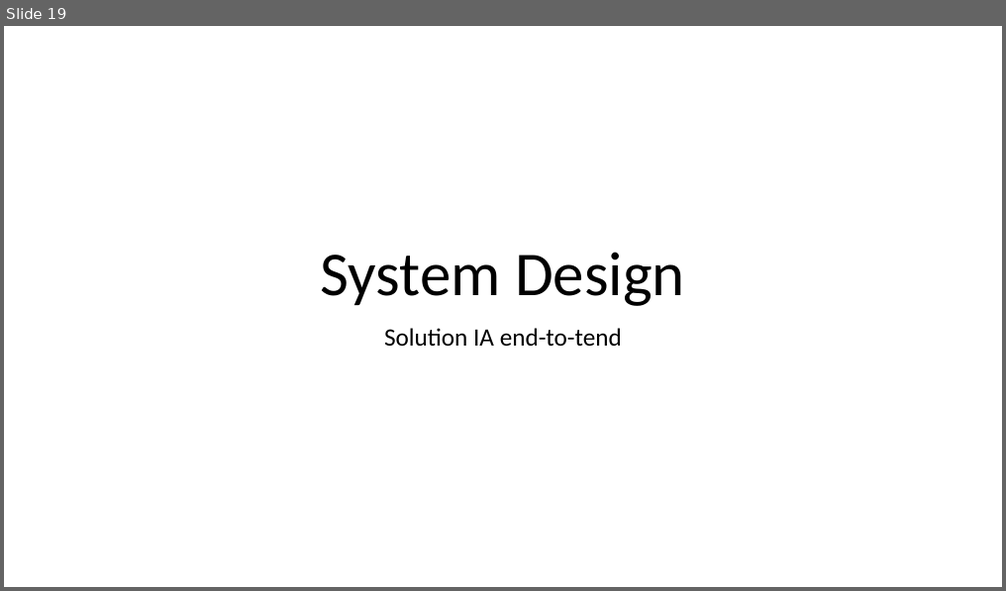
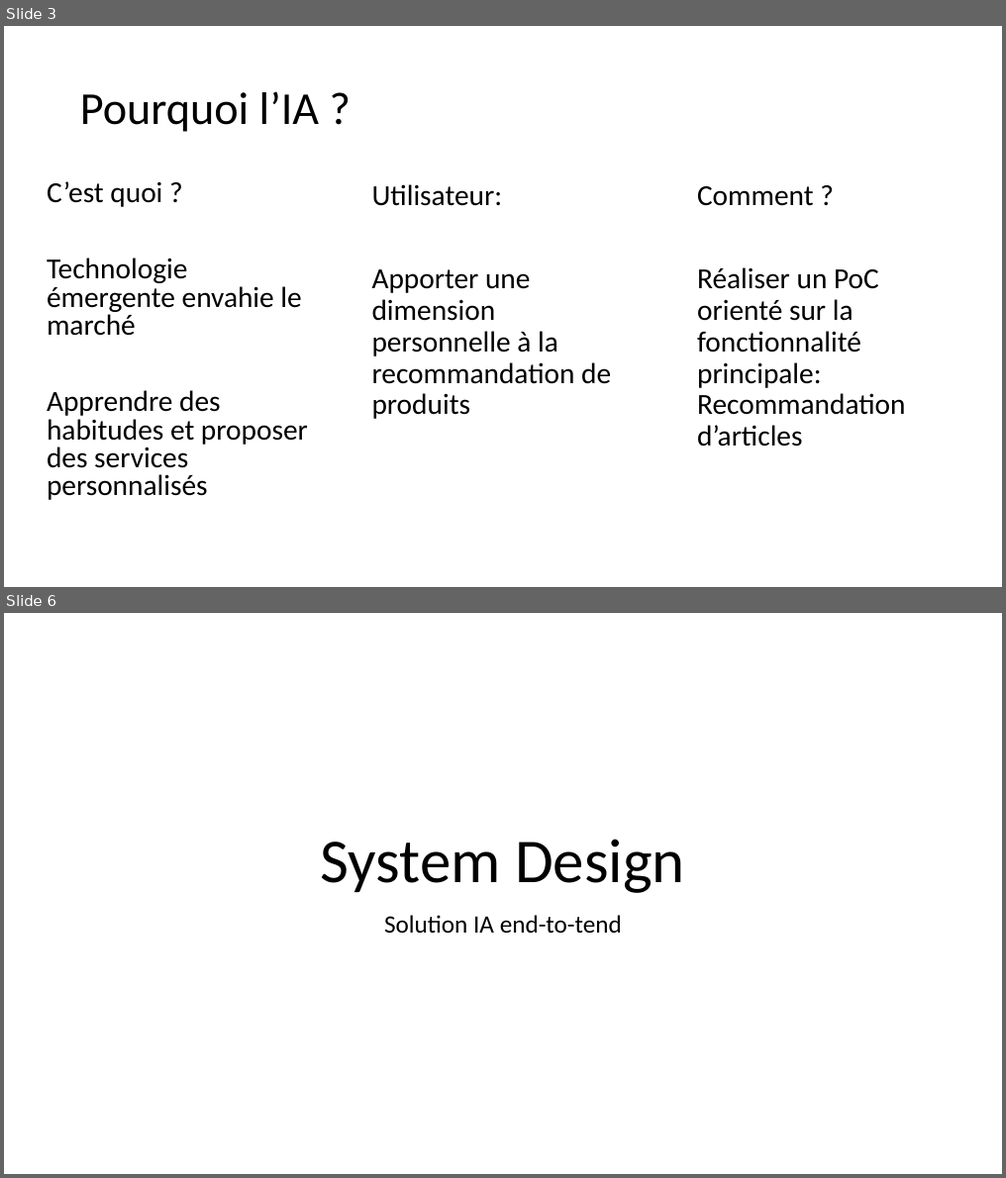
Before and after one commit to Ace4teaM/OCR-FashionInsta, a slide deck: ROI.pptx. Shown one above the other, each under a label of ours: slide 19 before the commit, slides 3 and 6 after it; the slides between them are not shown. The pictures are 1006x591 and 1006x1178 pixels, drawn with LibreOffice and Linux fonts; fonts in the diff are those of the drawing. Boxes give left, top, right and bottom in pixels: in the first picture for what was removed or moved away, otherwise in the second. Text is boxed around its words. In the diff, an @@ line names an element or a change of style, - is before the commit and + after.

```diff
--- a/ROI.pptx
+++ b/ROI.pptx
@@ slide 3 added at bbox=[4, 26, 1002, 587], background #FFFFFF @@
@@ title added at bbox=[80, 91, 319, 132], 44 pt, text #000000 @@
+Pourquoi l’IA ?
@@ text added at bbox=[47, 181, 308, 500], 28 pt, text #000000 @@
+C’est quoi ?
+Technologie émergente envahie le marché
+Apprendre des habitudes et proposer des services personnalisés
@@ text added at bbox=[372, 184, 611, 419], 28 pt, text #000000 @@
+Utilisateur:
+Apporter une dimension personnelle à la recommandation de produits
@@ text added at bbox=[697, 186, 906, 447], 28 pt, text #000000 @@
+Comment ?
+Réaliser un PoC orienté sur la fonctionnalité principale: Recommandation d’articles
@@ what was slide 19 is now slide 6 @@
```
Also in this commit, not shown: 4 slides changed, 3 other slides added, 19 slides removed, 2 other files.
